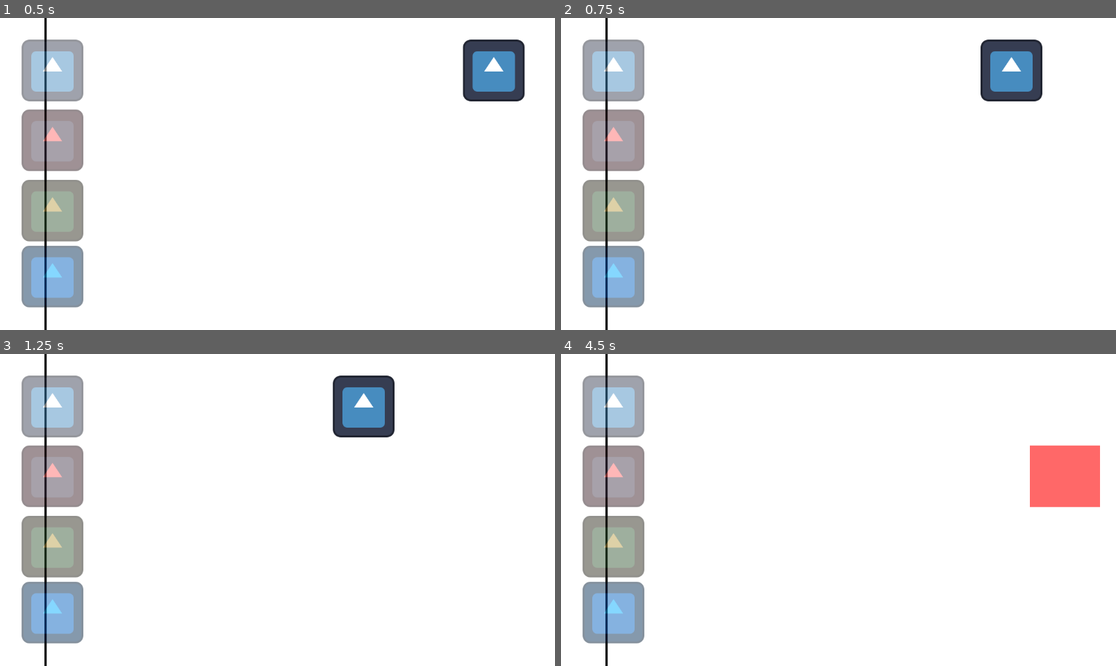
Above: before the commit, frames 1-4 (two rows, left to right).
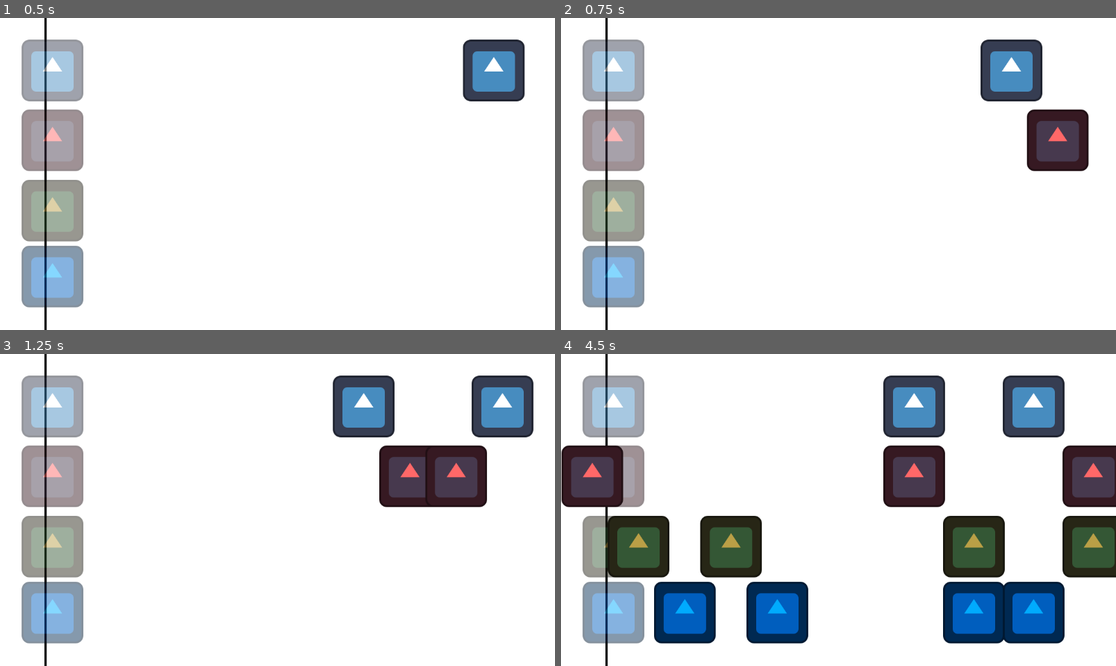
Above: after the commit, the same moments.

Repository: notfroogs/Sardine-Studio
Game: Godot game, scene res://rhythm.tscn
Same seed, same stepped clock (60 frames per second), same inputs: the game is played once before the commit and once after it. The project has no main scene, so this scene is started directly. The engine's default icon, where the game draws it, is replaced by a stand-in: a white triangle on a blue panel in a dark square.
Inputs:
- Up to frame 1 (0.5 s): no input
- Up to frame 2 (0.75 s): hold V (note1_pressed) from 0.53 s (still down)
- Up to frame 3 (1.25 s): keep holding V (note1_pressed)
- Up to frame 4 (4.5 s): release V (note1_pressed) at 1.28 s; tap B (note2_pressed) at 1.35, 4.35 s; hold N (note3_pressed) 2.03-2.78 s; tap M (note4_pressed) at 2.85 s; hold V (note1_pressed) 3.53-4.28 s

Frame 1 is identical in both runs. In frame 2, 2.2% of the frame differs, in the area x 83-96%, y 29-50%; in frame 3, 6.0%; in frame 4, 29%, in the area x 0-100%, y 6-93%.

Commit message:
add audio

Diff:
--- a/sardine-studio/rhythm.gd
+++ b/sardine-studio/rhythm.gd
@@ -12,6 +12,7 @@
 @onready var loaded_file := FileAccess.open(chart_text, FileAccess.READ)
 @onready var keys = (loaded_file.get_line()).split(",")
 const NOTE = preload("uid://dilpgmxld0ree")
+@onready var audio_stream_player: AudioStreamPlayer = %AudioStreamPlayer
 
 #set up variables
 var chart :Dictionary= {}
@@ -77,10 +78,10 @@
 	icon.position.x = 1000.0
 
 	if note_progress["Duration"] != "#":
-		var color_rect := ColorRect.new()
-		color_rect.size = Vector2(128, 128)
-		color_rect.size.x = 128.0 + icon.speed * float(note_progress["Duration"])
-		icon.add_child(color_rect)
+		var note_bar := TextureRect.new()
+		note_bar.size = Vector2(128, 128)
+		note_bar.size.x = 128.0 + icon.speed * float(note_progress["Duration"])
+		icon.add_child(note_bar)
 
 	#immediately generate the next note if Skip is Yes
 	if note_progress["Skip"] == "Yes":
@@ -122,6 +123,9 @@
 		return
 	if note.position.x < -130.0:
 		note.queue_free()
+		audio_stream_player.volume_db = 5.0
+		audio_stream_player.pitch_scale = [0.1, 3.0].pick_random()
+		audio_stream_player.play()
 		print("missed")
 
 #receive input
@@ -151,11 +155,20 @@
 		#if the position is NOT between -64 and 64
 		if note.position.x <= -64 or note.position.x >= 64:
 			print("good")
+			audio_stream_player.volume_db = [-0.4, 1.6].pick_random()
+			audio_stream_player.pitch_scale = [0.5, 1.5].pick_random()
 		#if the position is NOT between -32 and 32
 		elif note.position.x <= -32 or note.position.x >= 32:
 			print("great")
+			audio_stream_player.volume_db = [-0.1, 1.3].pick_random()
+			audio_stream_player.pitch_scale = [0.7, 1.3].pick_random()
+
 		else:
 			print("prefect")
+			audio_stream_player.volume_db = 0
+			audio_stream_player.pitch_scale = 1
 		#return true anyway if the note is intersect with the parent note
+		audio_stream_player.play()
 		return true
+
 	return false
--- a/sardine-studio/rhythm.tscn
+++ b/sardine-studio/rhythm.tscn
@@ -1,7 +1,9 @@
-[gd_scene load_steps=4 format=3 uid="uid://ceb5dbeodb5xh"]
+[gd_scene load_steps=6 format=3 uid="uid://ceb5dbeodb5xh"]
 
 [ext_resource type="Script" uid="uid://db5en2l64fin2" path="res://rhythm.gd" id="1_b12pq"]
 [ext_resource type="Texture2D" uid="uid://bp7edp0i1do48" path="res://icon.svg" id="2_q13yt"]
+[ext_resource type="AudioStream" uid="uid://c5d5yh3tt0cqi" path="res://Golf (1).mp3" id="3_ecpmg"]
+[ext_resource type="AudioStream" uid="uid://dknuxrm7rbtev" path="res://Mr. Marc's Intro to Pop Song Structure %2B Jason Tang.ogg" id="4_ecpmg"]
 
 [sub_resource type="Theme" id="Theme_b12pq"]
 
@@ -13,7 +15,6 @@
 grow_horizontal = 2
 grow_vertical = 2
 script = ExtResource("1_b12pq")
-chart_text = "res://chart2.txt"
 
 [node name="Background" type="ColorRect" parent="."]
 layout_mode = 1
@@ -92,3 +93,12 @@
 offset_bottom = 353.00024
 pivot_offset = Vector2(463, 384)
 texture = ExtResource("2_q13yt")
+
+[node name="AudioStreamPlayer" type="AudioStreamPlayer" parent="."]
+unique_name_in_owner = true
+stream = ExtResource("3_ecpmg")
+
+[node name="Music" type="AudioStreamPlayer" parent="."]
+unique_name_in_owner = true
+stream = ExtResource("4_ecpmg")
+autoplay = true
Not shown, added: sardine-studio/Golf (1).mp3.import
Not shown, added: sardine-studio/Mr. Marc's Intro to Pop Song Structure %2B Jason Tang.ogg.import
Not shown, added: sardine-studio/hand_clap.mp3.import
Not shown, added: sardine-studio/Golf (1).mp3
Not shown, added: sardine-studio/Mr. Marc's Intro to Pop Song Structure %2B Jason Tang.ogg
Not shown, added: sardine-studio/hand_clap.mp3
